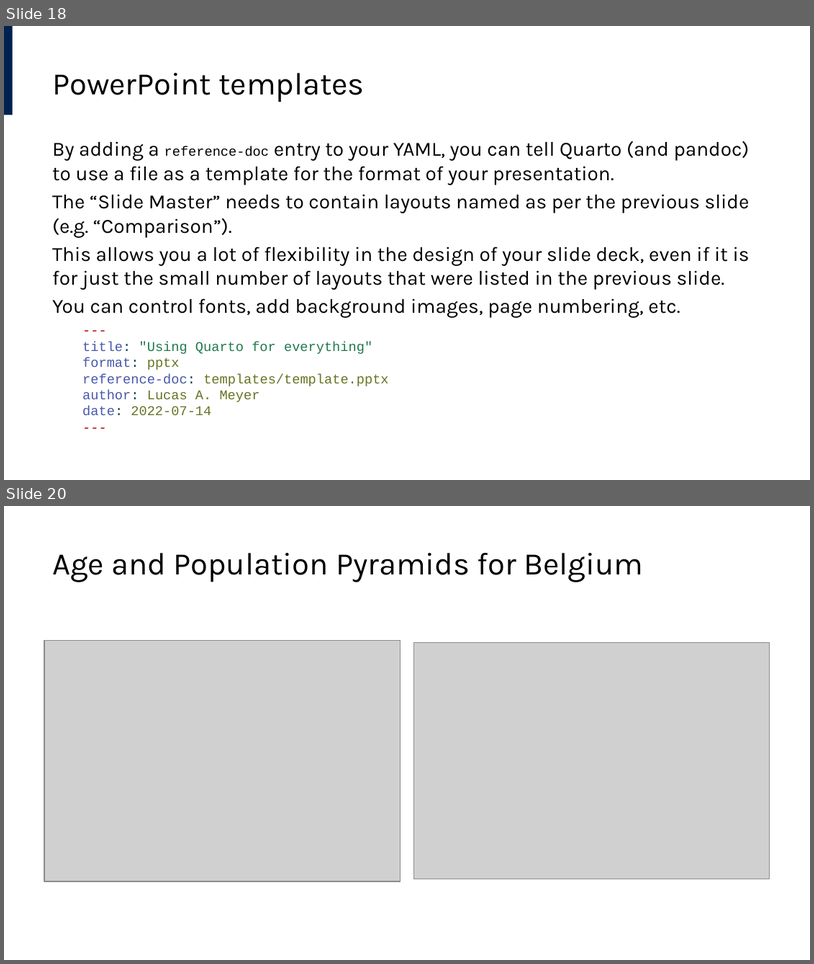
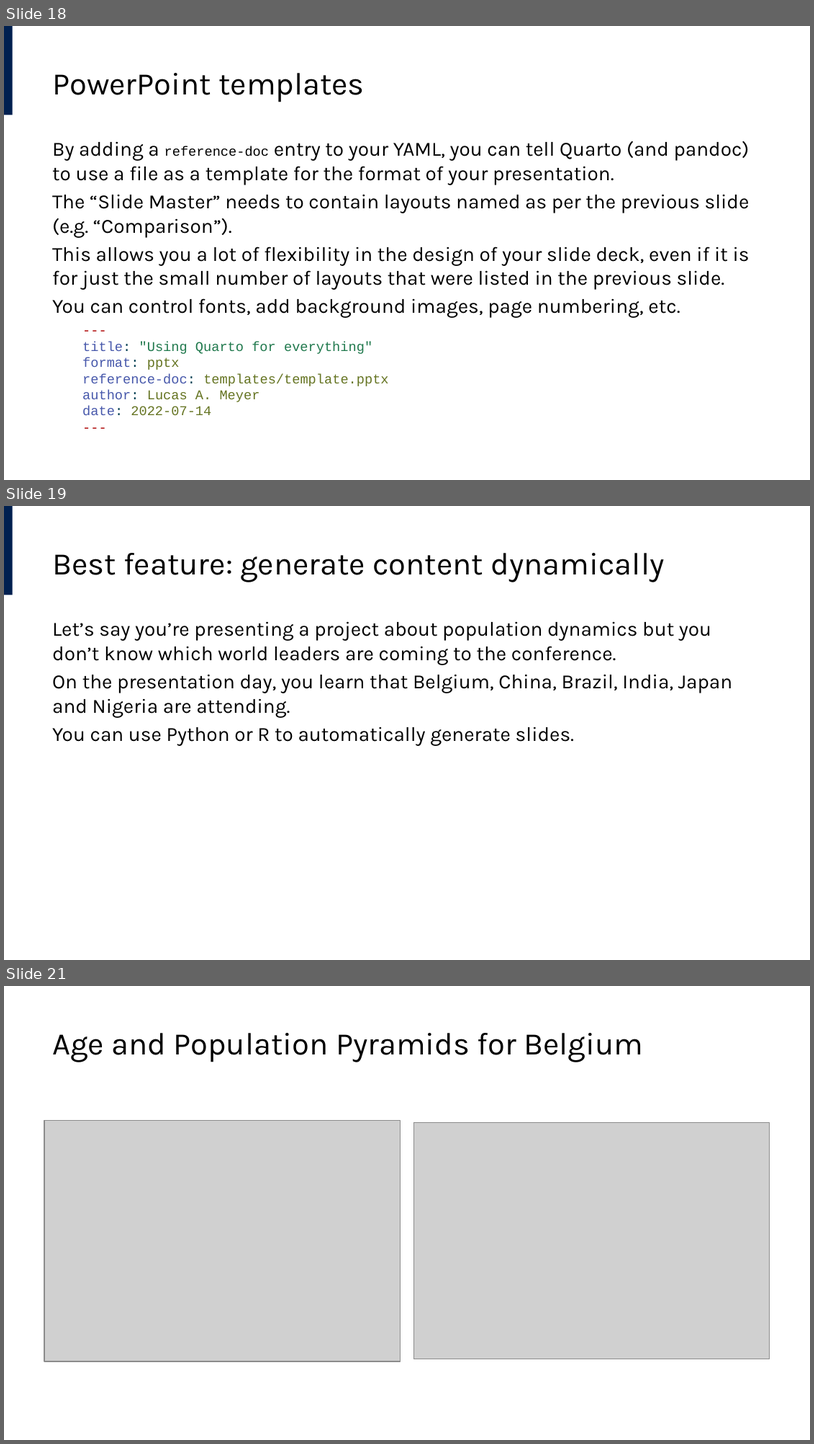
Before and after one commit to lucas-a-meyer/using-quarto, a slide deck: docs/presentation.pptx. Shown one above the other, each under a label of ours: slides 18 and 20 before the commit, slides 18, 19 and 21 after it; the slides between them are not shown. The pictures are 814x964 and 814x1444 pixels, drawn with LibreOffice and Linux fonts; fonts in the diff are those of the drawing; grey boxes stand for pictures. Boxes give left, top, right and bottom in pixels: in the first picture for what was removed or moved away, otherwise in the second. Text is boxed around its words. In the diff, an @@ line names an element or a change of style, - is before the commit and + after.

```diff
--- a/docs/presentation.pptx
+++ b/docs/presentation.pptx
@@ slide 19 added at [4,506,810,960], background #FFFFFF; not listed: 1 template element that a slide beside it also shows @@
@@ title added at [52,553,665,582], 28 pt, text #000000 @@
+Best feature: generate content dynamically
@@ text added at [52,621,733,745], 18 pt, text #000000 @@
+Let’s say you’re presenting a project about population dynamics but you don’t know which world leaders are coming to the conference.
+On the presentation day, you learn that Belgium, China, Brazil, India, Japan and Nigeria are attending.
+You can use Python or R to automatically generate slides.
@@ what was slide 20 is now slide 21 @@
```
Also in this commit, not shown: 3 slides changed, 1 other slide added, 11 other files.
